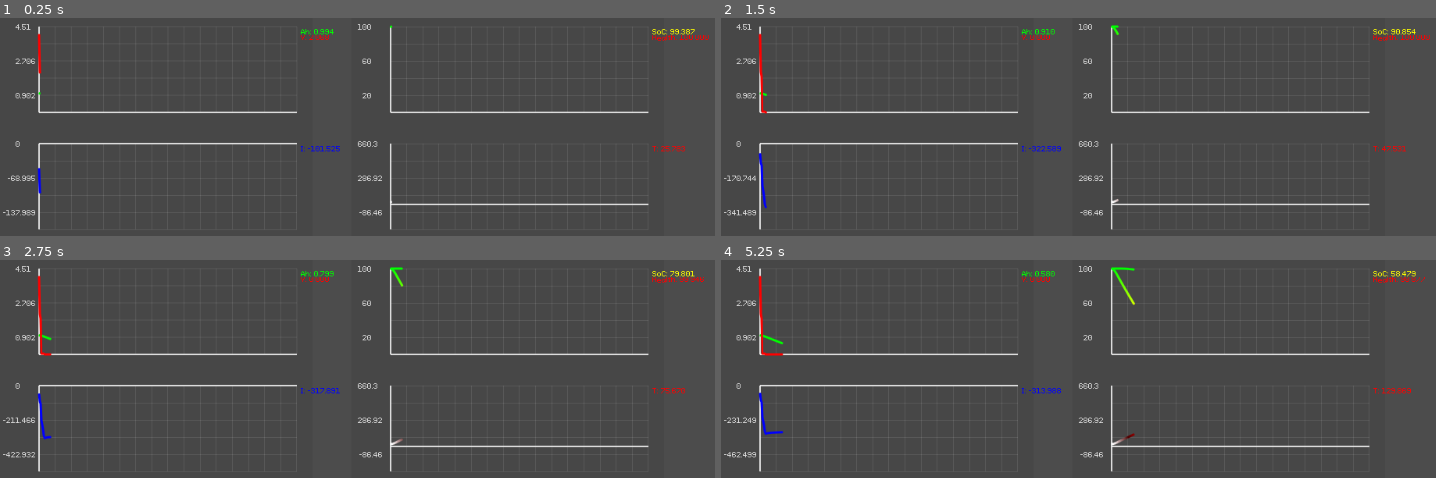
Above: before the commit, frames 1-4 (two rows, left to right).
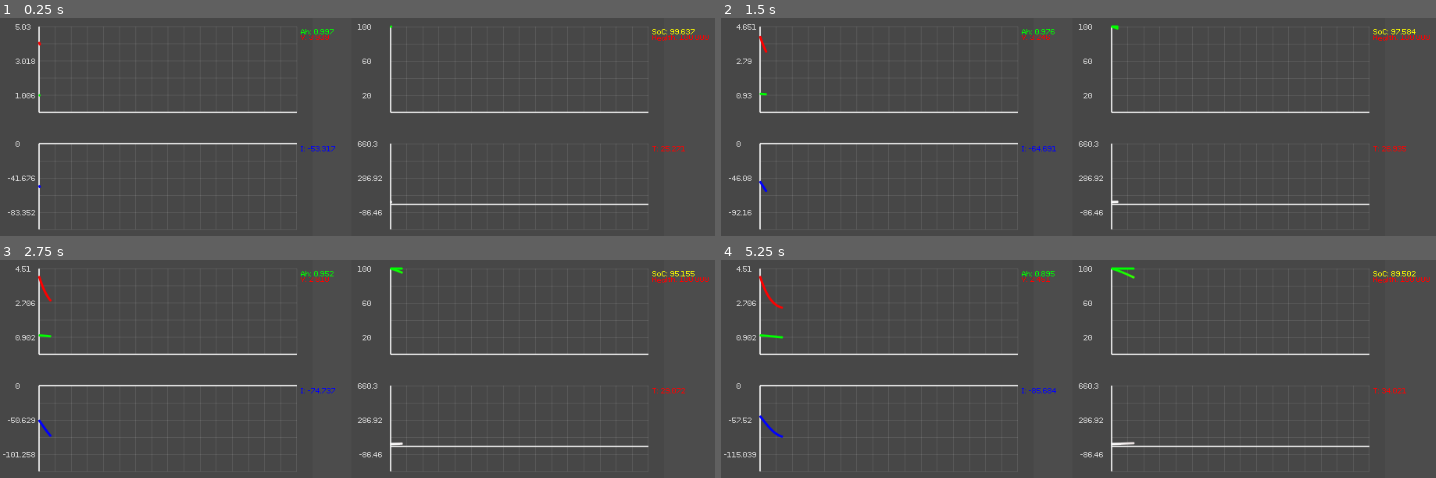
Above: after the commit, the same moments.

Repository: DrBopoH/Dustress-Mars
Game: Godot game, scene res://Source/main.tscn
Same seed, same stepped clock (60 frames per second), same inputs: the game is played once before the commit and once after it.
Inputs:
- Up to frame 1 (0.25 s): no input
- Up to frame 2 (1.5 s): no input
- Up to frame 3 (2.75 s): no input
- Up to frame 4 (5.25 s): no input

The runs differ from the first frame. In frame 1, 0.4% of the frame differs, in the area x 0-97%, y 2-91%; in frame 2, 0.7%; in frame 3, 0.8%; in frame 4, 1.1%, in the area x 0-100%, y 3-91%.

Commit message:
Failed test, crashed V realism

Diff:
--- a/project/Source/Blueprints/battery.gd
+++ b/project/Source/Blueprints/battery.gd
@@ -4,14 +4,13 @@
 export var Capacity: float = 1.0
 export var Voltage: Array = [3.0, 3.6, 4.1]
 export var VoltageCurve: Array = [0.1, 0.2, 0.15]
-export var Resistance: float = 0.02
 
-export var TAmbient: float = 25.0
-export var TCritical: float = 120.0
-export var TIgnition: float = 200.0
-export var TDegrade: float = 60.0
+export var R_base: float = 0.02
 export var HeatCapacity: float = 50.0
 export var CoolingRate: float = 0.5
+export var TAmbient: float = 25.0
+
+export var PolarizationTau: float = 2.0
 
 var _V_table: Array
 var _V_table_resolution: int = 1000
@@ -20,9 +19,10 @@
 var C: float = Capacity
 var V: float = Voltage[-1]
 
+var V_polarization: float = 0.0
+
 var T: float = TAmbient
 var is_dead: bool = false
-
 var ln_treshhold: float = 4.605
 
 func _init():
@@ -30,26 +30,18 @@
 
 func _bake_shepherd_curve():
 	_V_table = []
-
 	var a = Voltage[2] - Voltage[1]
 	var k_drop = (Voltage[1] - Voltage[0]) - VoltageCurve[1]
 	var b = ln_treshhold/VoltageCurve[2]
 	var c = ln_treshhold/VoltageCurve[0]
-
 	for i in range(_V_table_resolution + 1):
 		var soc = float(i)/float(_V_table_resolution)
-
 		var term_linear = VoltageCurve[1]*(1.0 - soc)
 		var term_exp_top = a*exp(-b*(1.0 - soc))
 		var term_exp_bot = k_drop*exp(-c*soc)
-
 		var v_calc = Voltage[1] - term_linear + term_exp_top - term_exp_bot
-
 		var multiplier = (v_calc - Voltage[0]) / (Voltage[2] - Voltage[0])
-		multiplier = clamp(multiplier, 0.0, 1.0)
-
-		_V_table.append(multiplier)
-
+		_V_table.append(clamp(multiplier, 0.0, 1.0))
 	_V_table[0] = 0.0
 	_V_table[_V_table_resolution] = 1.0
 
@@ -63,108 +55,69 @@
 	var soc = clamp(get_SoC(), 0.0, 1.0)
 	var exact_index = soc * float(_V_table_resolution)
 	var idx_lower = int(floor(exact_index))
-	var idx_upper = int(ceil(exact_index))
-
-	if idx_lower < 0: idx_lower = 0
-	if idx_upper > _V_table_resolution: idx_upper = _V_table_resolution
-
-	var weight = exact_index - float(idx_lower)
-	var curve_multiplier = lerp(_V_table[idx_lower], _V_table[idx_upper], weight)
-
+	var curve_multiplier = lerp(_V_table[idx_lower], _V_table[min(idx_lower + 1, _V_table_resolution)], exact_index - float(idx_lower))
 	return lerp(Voltage[0], Voltage[2], curve_multiplier)
 
 func get_r_actual() -> float:
 	var t_eff = clamp(T, -50.0, 40.0)
-	var t_kelvin = t_eff + 273.15
-	var exponent = 3608.0 * (1.0 / t_kelvin - 1.0 / 298.15)
-	var r_arrhenius = Resistance * exp(exponent)
+	var exponent = 3608.0 * (1.0 / (t_eff + 273.15) - 1.0 / 298.15)
+	return max(R_base * 0.5, R_base * exp(exponent))
 
-	return max(Resistance * 0.5, r_arrhenius)
+func get_internal_conductance() -> float:
+	return 100.0 / (1.0 + exp(-0.15 * (T - 135.0)))
 
-func _update_voltage(I_ext: float, I_int: float):
+func get_thermal_runaway_power() -> float:
+	return 0.02 * exp(0.08 * (T - 80.0))
+
+func get_degradation_rate() -> float:
+	return pow(max(0.0, T - 60.0), 2) * 0.000005
+
+
+func request(t_delta: float, I: float) -> float:
 	if is_dead:
 		V = 0.0
-		return
-
-	var r_act = get_r_actual()
-	var v_ideal = get_v_ideal()
-
-	v_ideal -= I_int * r_act
-
-	V = max(0.0, v_ideal + I_ext * r_act)
-
-func _update_temp(t: float, I_ext: float, I_int: float):
-	var P_heat = 0.0
-	var P_cool = 0.0
-
-	if not is_dead:
-		var r_act = get_r_actual()
-
-		P_heat += I_ext * I_ext * r_act
-
-		if I_int > 0.0:
-			var r_short = exp(-0.5 * (T - 140.0))
-			P_heat += I_int * I_int * max(0.001, r_short)
-
-		if T > 80.0:
-			P_heat += 10.0 * exp(0.069 * (T - TCritical))
-
-		P_cool = (T - TAmbient) * CoolingRate
-
-		if T > TDegrade:
-			C_stress = max(0.001, C_stress - (T - TDegrade) * 0.0001 * t)
-
-		if T >= TIgnition:
-			T += (C * 50000.0) / HeatCapacity
-			is_dead = true
-			C = 0.0
-			C_stress = 0.0
-	else:
-		P_cool = (T - TAmbient) * (CoolingRate * 5.0)
-
-	T += ((P_heat - P_cool) / HeatCapacity) * t
-
-func request(t: float, I: float) -> float:
-	if is_dead:
-		_update_temp(t, 0.0, 0.0)
-		_update_voltage(0.0, 0.0)
+		T += (((T - TAmbient) * -CoolingRate * 5.0) / HeatCapacity) * t_delta
 		return 0.0
 
+	var v_ideal = get_v_ideal()
 	var r_act = get_r_actual()
-	var max_discharge_amps = -(get_v_ideal() / max(0.0001, r_act))
 
+	var g_short = get_internal_conductance()
+	var I_int = v_ideal * g_short
+
+	var max_discharge_amps = -(v_ideal / max(0.0001, r_act))
 	if I < max_discharge_amps: I = max_discharge_amps
 
-	var t_h = t / 3600.0
+	var t_h = t_delta / 3600.0
 
-	var I_int = 0.0
-	if T > 130.0:
-		var r_short = exp(-0.5 * (T - 140.0))
-		I_int = get_v_ideal() / max(0.001, r_short)
+	var total_drain = (I_int - I) * t_h
 
-	var c_drain_int = I_int * t_h
-	if C >= c_drain_int:
-		C -= c_drain_int
+	if C >= total_drain:
+		C -= total_drain
 	else:
 		I_int = C / t_h
+		if I < 0.0: I = -I_int
 		C = 0.0
 
-	var current = C + I * t_h
-
-	if current > C_stress:
+	if C > C_stress:
 		I = (C_stress - C) / t_h
 		C = C_stress
-	elif current <= 0.0:
-		if I < 0.0 and C > 0.0:
-			I = -(C / t_h)
-		else:
-			I = 0.0
+
+	C_stress = max(0.001, C_stress - get_degradation_rate() * t_delta)
+
+	var P_heat = (I * I * r_act) + (I_int * I_int * (1.0 / max(0.001, g_short))) + get_thermal_runaway_power()
+	var P_cool = (T - TAmbient) * CoolingRate
+	T += ((P_heat - P_cool) / HeatCapacity) * t_delta
+
+	if T >= 200.0:
+		T += (C * 50000.0) / HeatCapacity
+		is_dead = true
 		C = 0.0
-	else:
-		C = current
+		C_stress = 0.0
 
-	_update_temp(t, I, I_int)
-	_update_voltage(I, I_int)
+	var target_polarization = I * r_act - I_int * r_act
+	V_polarization = lerp(V_polarization, target_polarization, clamp(t_delta / PolarizationTau, 0.0, 1.0))
 
-	if is_dead: return 0.0
+	V = max(0.0, v_ideal + V_polarization)
+
 	return I
